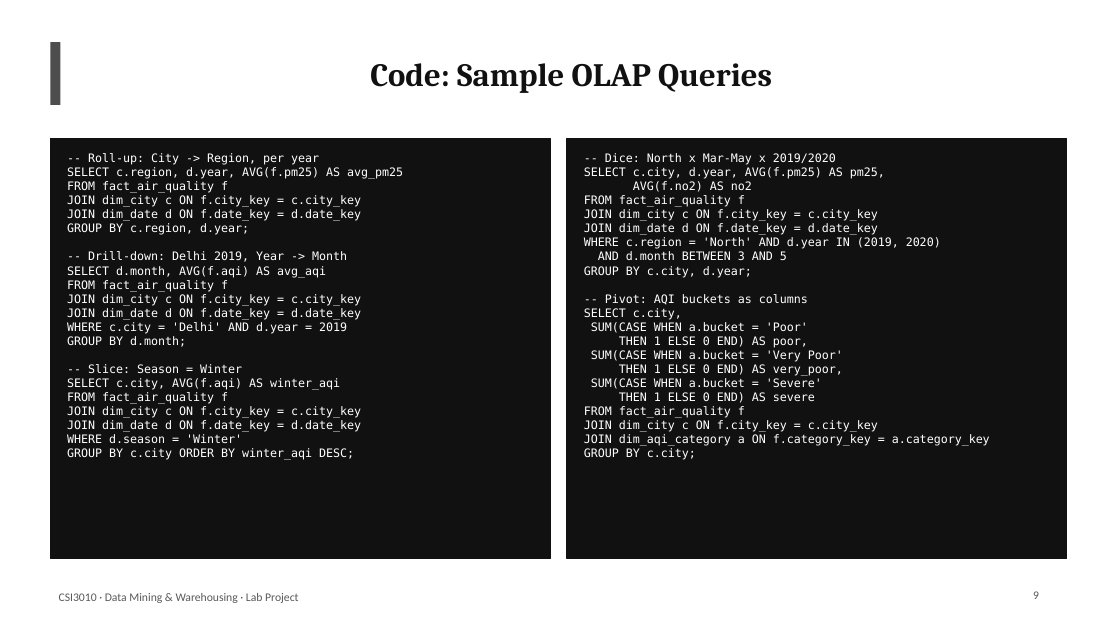
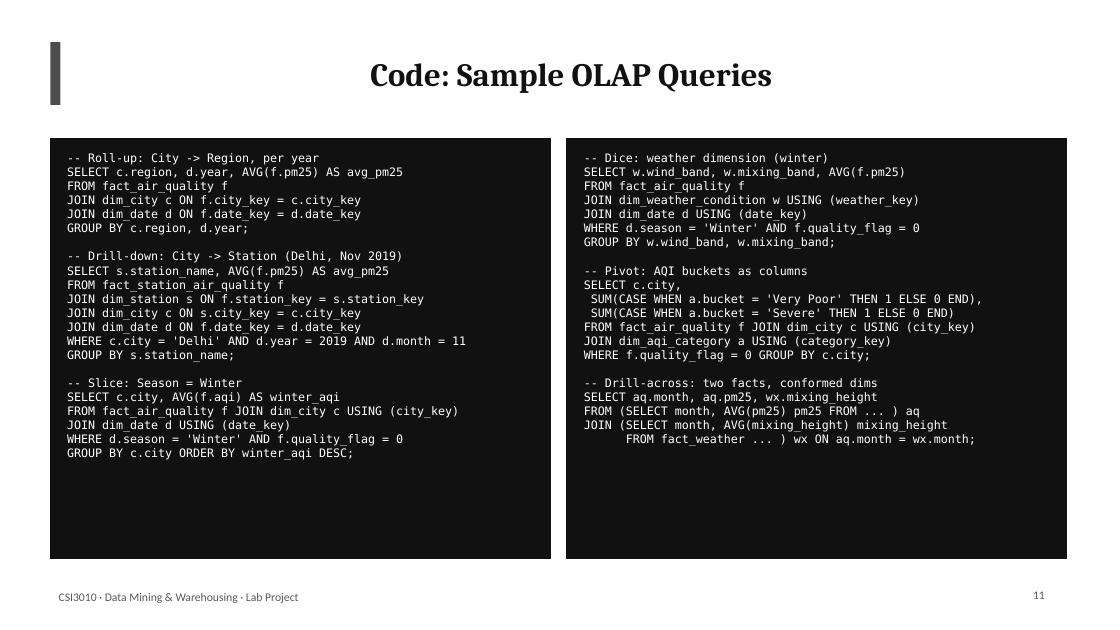
Before and after one commit to StutiArya2/breathing-cities-dwdm, a slide deck: slide 11 of docs/Breathing_Cities_DWDM.pptx (slide 9 before the commit). Drawn at 1120x630 pixels with LibreOffice and Linux fonts; fonts in the diff are those of the drawing. Boxes give left, top, right and bottom in pixels: in the first picture for what was removed or moved away, otherwise in the second. Text is boxed around its words. In the diff, an @@ line names an element or a change of style, - is before the commit and + after.

Commit message:
Real-data pipeline: weather source, fact constellation, experiments
- Add Open-Meteo weather as a second source (fact_weather, dim_weather_condition)
  and station-level drill-down (fact_station_air_quality, dim_station)
- Flag Ahmedabad's faulty CO sensor; cap AQI at 500
- New OLAP queries: station drill-down, weather dice, drill-across
- Classification vs persistence baseline with SHAP; context and co-pollution rules;
  weather-adjusted forecasting; lockdown and Diwali counterfactuals with placebo
- 10-tab dashboard, run_all.py, rewritten README and 20-slide deck with results

```diff
--- a/docs/Breathing_Cities_DWDM.pptx
+++ b/docs/Breathing_Cities_DWDM.pptx
@@ text at <box>584,153,906,179</box>: text changed @@
--- Dice: North x Mar-May x 2019/2020
-SELECT c.city, d.year, AVG(f.pm25) AS pm25,
-AVG(f.no2) AS no2
+-- Dice: weather dimension (winter)
+SELECT w.wind_band, w.mixing_band, AVG(f.pm25)
@@ text at <box>584,195,920,249</box>: text changed @@
-JOIN dim_city c ON f.city_key = c.city_key
-JOIN dim_date d ON f.date_key = d.date_key
-WHERE c.region = 'North' AND d.year IN (2019, 2020)
-AND d.month BETWEEN 3 AND 5
-GROUP BY c.city, d.year;
+JOIN dim_weather_condition w USING (weather_key)
+JOIN dim_date d USING (date_key)
+WHERE d.season = 'Winter' AND f.quality_flag = 0
+GROUP BY w.wind_band, w.mixing_band;
@@ text at <box>67,251,424,320</box>: text changed @@
--- Drill-down: Delhi 2019, Year -> Month
-SELECT d.month, AVG(f.aqi) AS avg_aqi
-FROM fact_air_quality f
-JOIN dim_city c ON f.city_key = c.city_key
+-- Drill-down: City -> Station (Delhi, Nov 2019)
+SELECT s.station_name, AVG(f.pm25) AS avg_pm25
+FROM fact_station_air_quality f
+JOIN dim_station s ON f.station_key = s.station_key
+JOIN dim_city c ON s.city_key = c.city_key
@@ text at <box>584,294,983,446</box>: text changed @@
-SUM(CASE WHEN a.bucket = 'Poor'
-THEN 1 ELSE 0 END) AS poor,
-SUM(CASE WHEN a.bucket = 'Very Poor'
-THEN 1 ELSE 0 END) AS very_poor,
-SUM(CASE WHEN a.bucket = 'Severe'
-THEN 1 ELSE 0 END) AS severe
-FROM fact_air_quality f
-JOIN dim_city c ON f.city_key = c.city_key
-JOIN dim_aqi_category a ON f.category_key = a.category_key
-GROUP BY c.city;
+SUM(CASE WHEN a.bucket = 'Very Poor' THEN 1 ELSE 0 END),
+SUM(CASE WHEN a.bucket = 'Severe' THEN 1 ELSE 0 END)
+FROM fact_air_quality f JOIN dim_city c USING (city_key)
+JOIN dim_aqi_category a USING (category_key)
+WHERE f.quality_flag = 0 GROUP BY c.city;
+-- Drill-across: two facts, conformed dims
+SELECT aq.month, aq.pm25, wx.mixing_height
+FROM (SELECT month, AVG(pm25) pm25 FROM ... ) aq
+JOIN (SELECT month, AVG(mixing_height) mixing_height
+FROM fact_weather ... ) wx ON aq.month = wx.month;
@@ text at <box>67,336,466,362</box>: text changed @@
-WHERE c.city = 'Delhi' AND d.year = 2019
-GROUP BY d.month;
+WHERE c.city = 'Delhi' AND d.year = 2019 AND d.month = 11
+GROUP BY s.station_name;
@@ text at <box>67,406,459,446</box>: text changed @@
-FROM fact_air_quality f
-JOIN dim_city c ON f.city_key = c.city_key
-JOIN dim_date d ON f.date_key = d.date_key
-WHERE d.season = 'Winter'
+FROM fact_air_quality f JOIN dim_city c USING (city_key)
+JOIN dim_date d USING (date_key)
+WHERE d.season = 'Winter' AND f.quality_flag = 0
@@ page number at <box>1033,591,1045,599</box>: text changed @@
-9
+11
```
Also in this commit, not shown: 9 other slides changed, 9 slides added, 18 other files.
